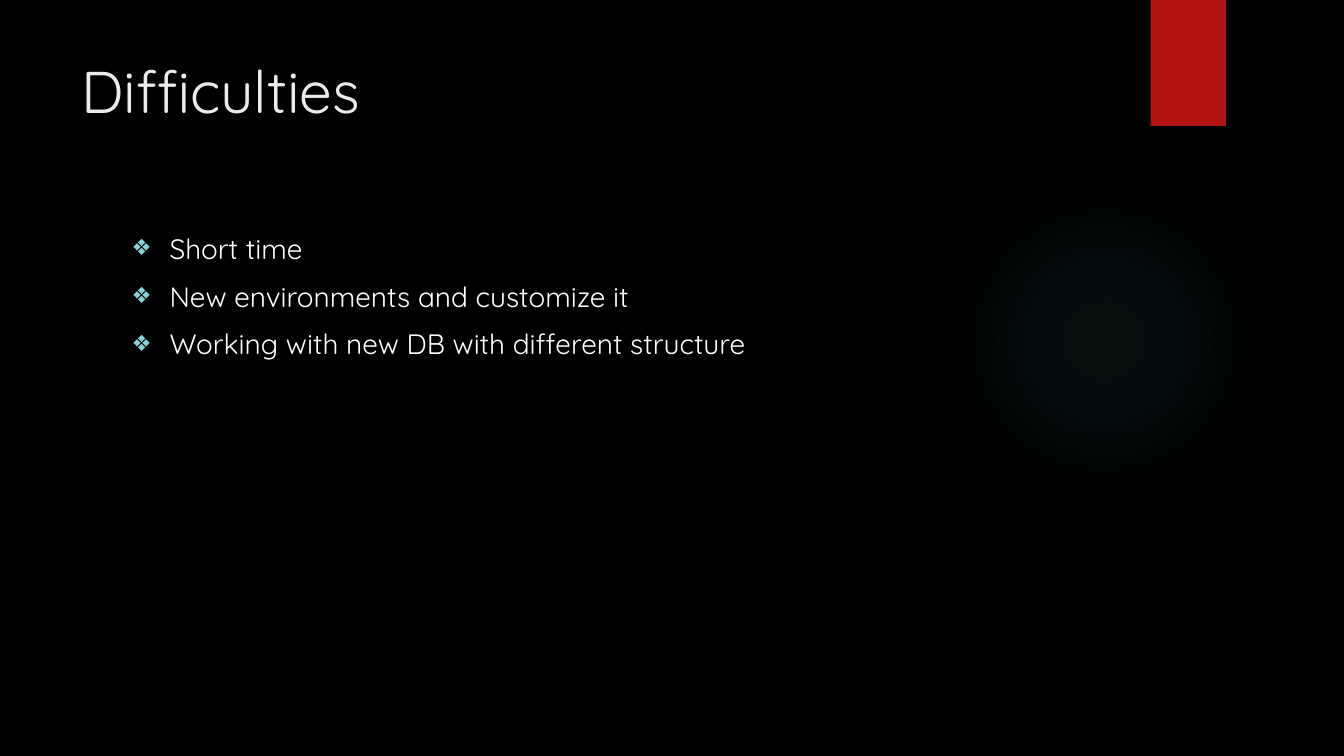
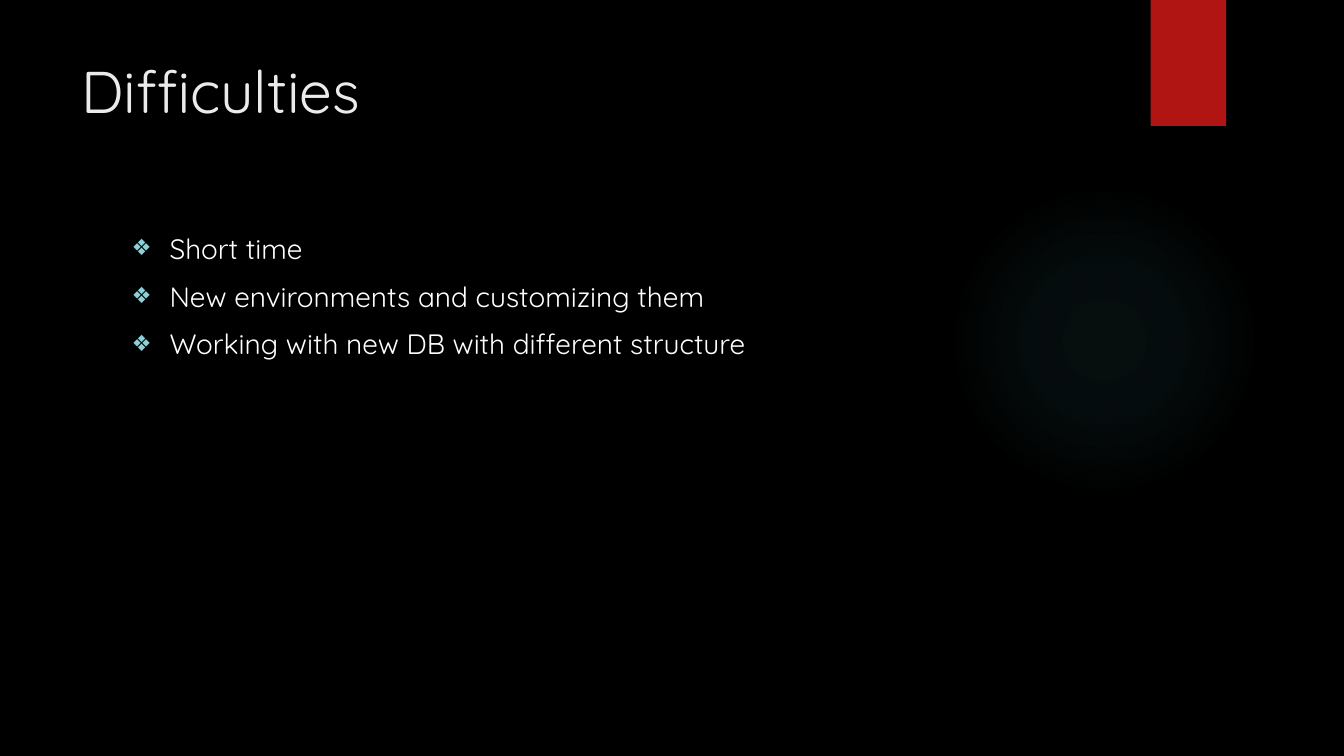
Before and after one commit to tronxd/webmta, a slide deck: slide 12 of data/MyDietApp.pptx. Drawn at 1344x756 pixels with LibreOffice and Linux fonts; fonts in the diff are those of the drawing; background and template pictures are left out. Boxes give left, top, right and bottom in pixels: in the first picture for what was removed or moved away, otherwise in the second. Text is boxed around its words. In the diff, an @@ line names an element or a change of style, - is before the commit and + after.

```diff
--- a/data/MyDietApp.pptx
+++ b/data/MyDietApp.pptx
@@ text at (x1=170, y1=286, x2=704, y2=313): text changed @@
-❖ New environments and customize it
+❖ New environments and customizing them
```
Also in this commit, not shown: 2 other slides changed.
